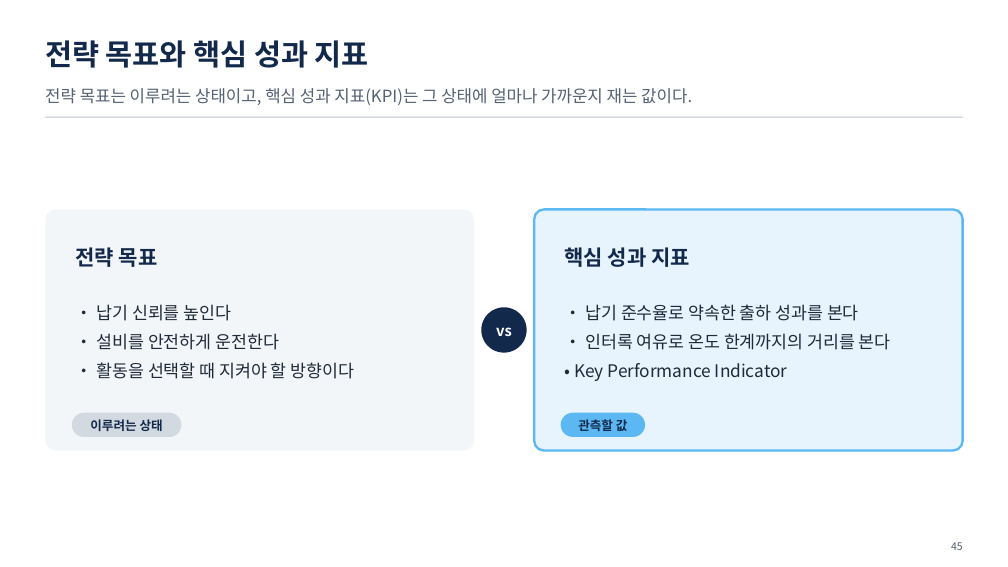
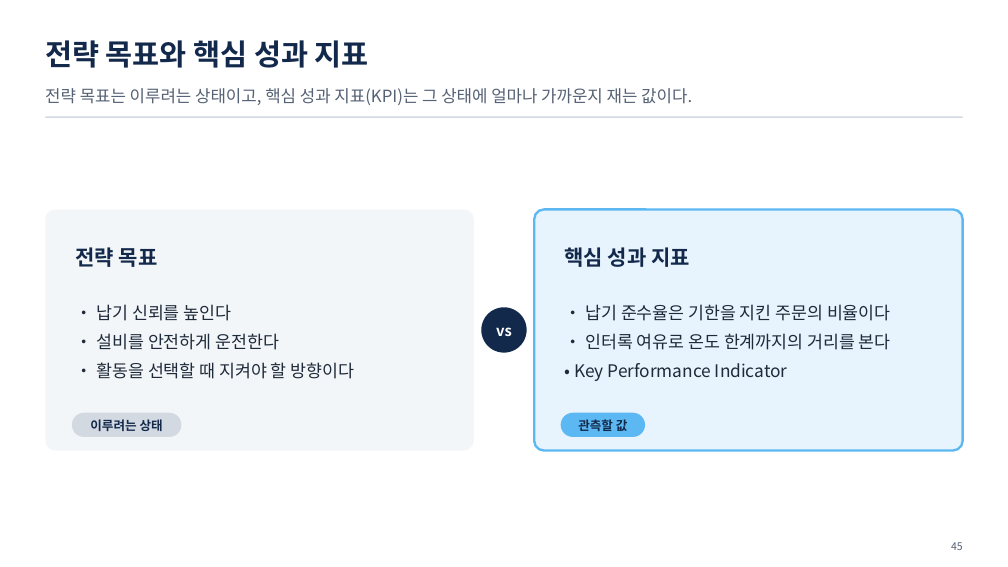
Before and after one commit to uengine-oss/hyd-iot-edu, a slide deck: slide 45 of workspace/강의제작/산출물/통합반/이론/03회차/통합반_03일차.pptx. Drawn at 1008x567 pixels with LibreOffice and Linux fonts; fonts in the diff are those of the drawing. Boxes give left, top, right and bottom in pixels: in the first picture for what was removed or moved away, otherwise in the second. Text is boxed around its words. In the diff, an @@ line names an element or a change of style, - is before the commit and + after.

Commit message:
통합반 3회차 42~62장 성과 비교 덱·낭독을 실제 원화 손익과 기준 렌더로 검토·수정

```diff
--- a/workspace/강의제작/산출물/통합반/이론/03회차/통합반_03일차.pptx
+++ b/workspace/강의제작/산출물/통합반/이론/03회차/통합반_03일차.pptx
@@ text at <box>585,304,891,321</box>: text changed @@
-• 납기 준수율로 약속한 출하 성과를 본다
+• 납기 준수율은 기한을 지킨 주문의 비율이다
```
Also in this commit, not shown: 12 other slides changed, 35 other files.
